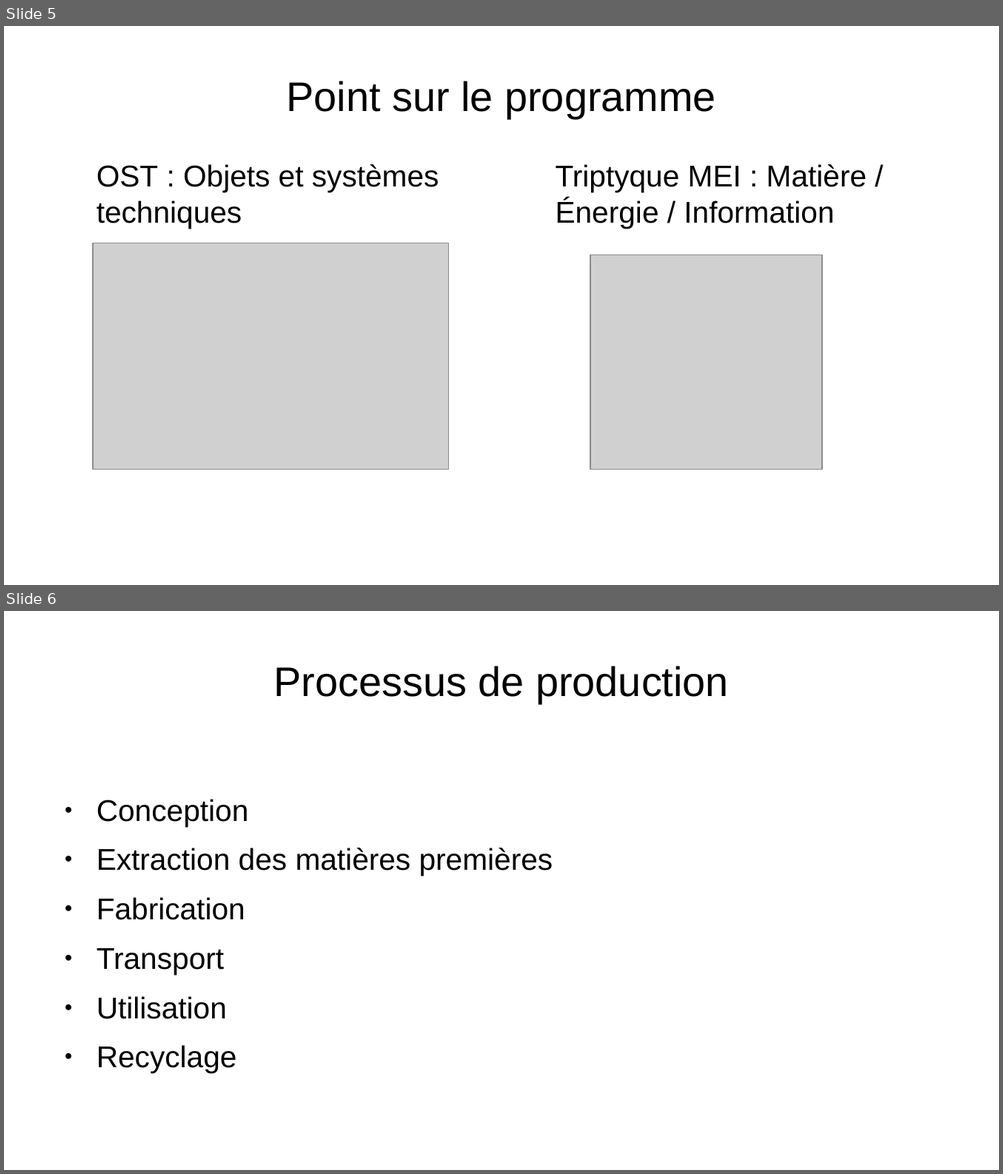
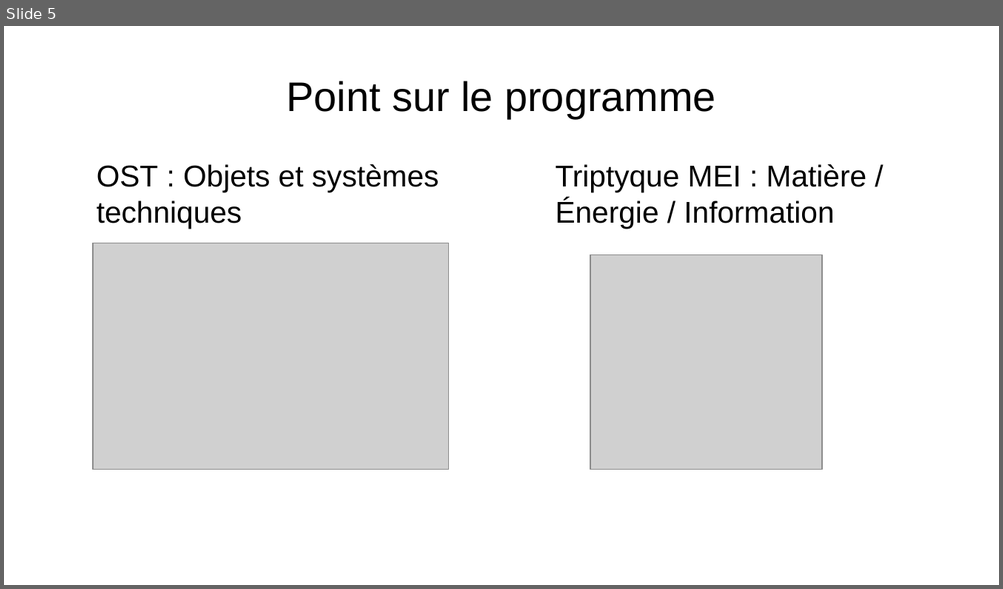
Before and after one commit to Merliin42/Cours-Techno, a slide deck: Introduction/Introduction.odp. Shown one above the other, each under a label of ours: slides 5 and 6 before the commit, slide 5 after it. The pictures are 1003x1174 and 1003x589 pixels, drawn with LibreOffice and Linux fonts; fonts in the diff are those of the drawing; grey boxes stand for pictures; background and template pictures are left out. Boxes give left, top, right and bottom in pixels: in the first picture for what was removed or moved away, otherwise in the second. Text is boxed around its words. In the diff, an @@ line names an element or a change of style, - is before the commit and + after.

```diff
--- a/Introduction/Introduction.odp
+++ b/Introduction/Introduction.odp
@@ slide 6 removed at <box>4,611,999,1170</box>, background picture (left out) @@
@@ title removed at <box>273,666,728,703</box> @@
-Processus de production
@@ text removed at <box>96,799,553,1073</box> @@
-● Conception
-● Extraction des matières premières
-● Fabrication
-● Transport
-● Utilisation
-● Recyclage
```
Also in this commit, not shown: 2 slides changed, 3 slides added, 1 other slide removed.
